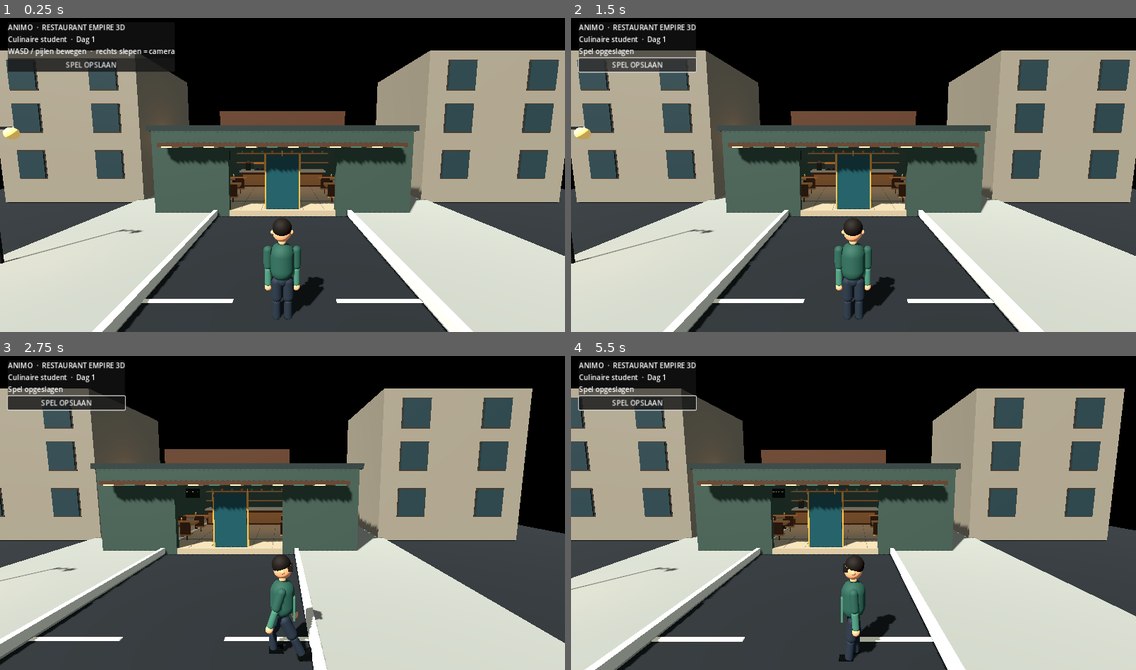
Above: before the commit, frames 1-4 (two rows, left to right).
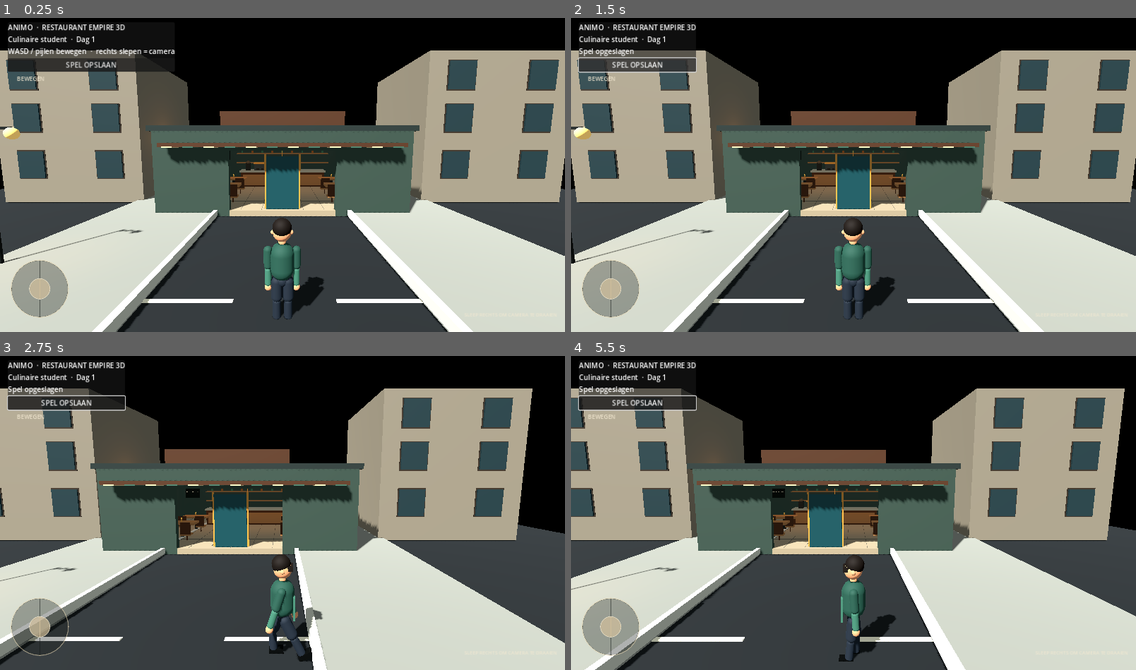
Above: after the commit, the same moments.

Repository: jeroen-hash/restaurant-empire-3d
Game: Godot game, scene res://scenes/main.tscn
Two runs of this game, one before a commit and one after it. Both use one fixed random seed, a clock stepped at 60 frames per second and the inputs below.
Inputs (mouse positions are in pixels of both pictures, inside the frame that each line leads up to):
- Up to frame 1 (0.25 s): no input
- Up to frame 2 (1.5 s): click "SPEL OPSLAAN" at 0.5 s; click "SPEL OPSLAAN" at 1.25 s
- Up to frame 3 (2.75 s): tap Enter at 2 s; move the mouse to (406, 494) at 2.02 s; hold D (move_right) from 2.03 s (still down); click (406, 494) at 2.17 s
- Up to frame 4 (5.5 s): release D (move_right) at 2.75 s; drag from (740, 525) to (825, 575) at 2.77 s; tap Space at 3.5, 5 s; move the mouse to (910, 440) at 3.52 s; hold D (move_right) 3.53-4.25 s; tap Enter at 4.25 s; drag from (825, 575) to (684, 462) at 4.27 s; move the mouse to (1023, 560) at 5.02 s; hold A (move_left) from 5.03 s (still down)

The runs differ from the first frame. In frame 1, 1.4% of the frame differs, in the area x 1-13%, y 18-96%; in frame 2, 1.4%; in frame 3, 1.1%; in frame 4, 1.4%.

Commit message:
Add clear mobile movement and camera touch controls

Diff:
--- a/godot/scripts/player_controller.gd
+++ b/godot/scripts/player_controller.gd
@@ -49,6 +49,7 @@
 	camera.fov = 62.0
 	camera_pivot.add_child(camera)
 	camera.current = true
+	_build_touch_controls()
 
 func _mat(color: Color, roughness := 0.78) -> StandardMaterial3D:
 	var material := StandardMaterial3D.new()
@@ -253,3 +254,57 @@
 
 func set_spawn_position(pos: Vector3) -> void:
 	global_position = pos
+
+
+func _build_touch_controls() -> void:
+	# Subtle on-screen guidance for touch devices; movement/look input remains handled above.
+	var layer := CanvasLayer.new()
+	layer.name = "TouchControls"
+	layer.layer = 5
+	add_child(layer)
+
+	var base := Panel.new()
+	base.name = "MoveJoystickBase"
+	base.position = Vector2(24, get_viewport().get_visible_rect().size.y - 164)
+	base.size = Vector2(132, 132)
+	var base_style := StyleBoxFlat.new()
+	base_style.bg_color = Color(0.08, 0.10, 0.09, 0.34)
+	base_style.border_color = Color(0.88, 0.82, 0.68, 0.55)
+	base_style.set_border_width_all(2)
+	base_style.set_corner_radius_all(66)
+	base.add_theme_stylebox_override("panel", base_style)
+	layer.add_child(base)
+
+	var knob := Panel.new()
+	knob.name = "MoveJoystickKnob"
+	knob.position = Vector2(42, 42)
+	knob.size = Vector2(48, 48)
+	var knob_style := StyleBoxFlat.new()
+	knob_style.bg_color = Color(0.82, 0.75, 0.61, 0.72)
+	knob_style.border_color = Color(1.0, 0.96, 0.86, 0.8)
+	knob_style.set_border_width_all(1)
+	knob_style.set_corner_radius_all(24)
+	knob.add_theme_stylebox_override("panel", knob_style)
+	base.add_child(knob)
+
+	var move_label := Label.new()
+	move_label.text = "BEWEGEN"
+	move_label.position = Vector2(38, 136)
+	move_label.add_theme_font_size_override("font_size", 13)
+	move_label.add_theme_color_override("font_color", Color(0.95, 0.91, 0.82, 0.88))
+	layer.add_child(move_label)
+
+	var look_label := Label.new()
+	look_label.text = "SLEEP RECHTS OM CAMERA TE DRAAIEN"
+	look_label.anchor_left = 1.0
+	look_label.anchor_right = 1.0
+	look_label.anchor_top = 1.0
+	look_label.anchor_bottom = 1.0
+	look_label.offset_left = -250
+	look_label.offset_right = -18
+	look_label.offset_top = -48
+	look_label.offset_bottom = -20
+	look_label.horizontal_alignment = HORIZONTAL_ALIGNMENT_RIGHT
+	look_label.add_theme_font_size_override("font_size", 11)
+	look_label.add_theme_color_override("font_color", Color(0.95, 0.91, 0.82, 0.82))
+	layer.add_child(look_label)
